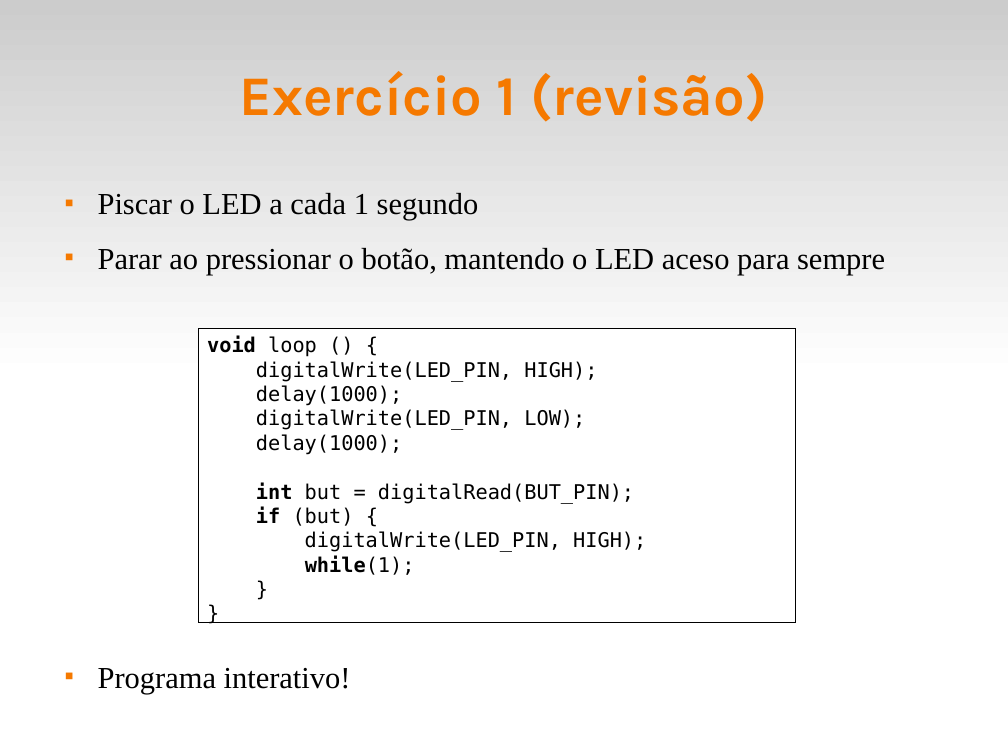
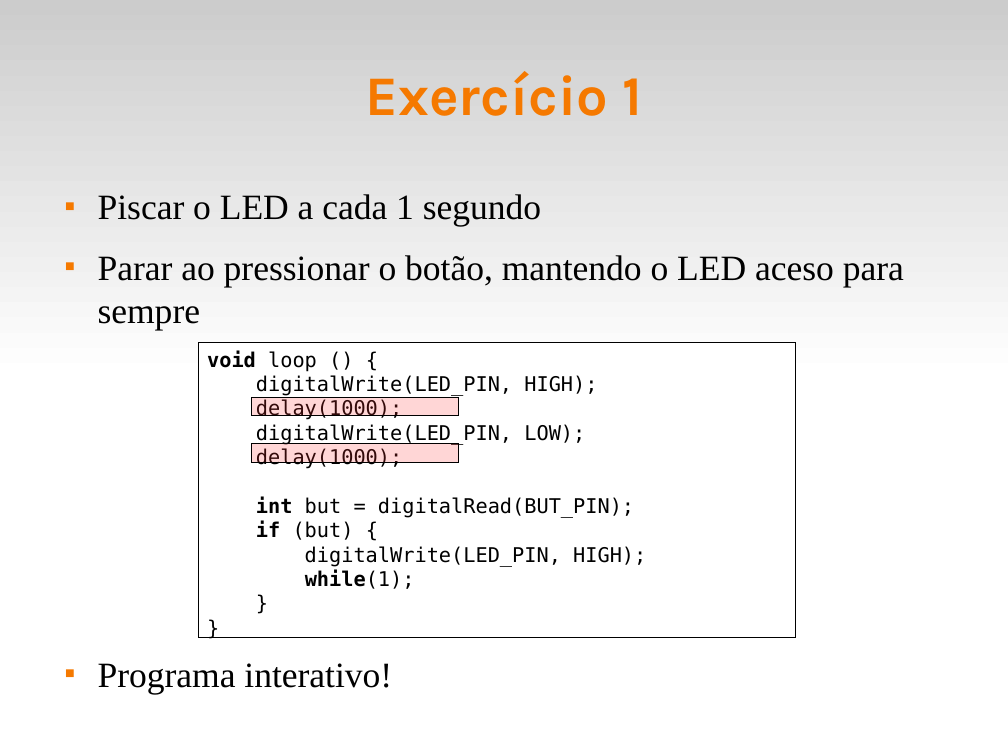
Before and after one commit to fsantanna-uerj/reativos, a slide deck: slide 2 of slides/03_modelos.odp. Drawn at 1008x756 pixels with LibreOffice and Linux fonts; fonts in the diff are those of the drawing. Boxes give left, top, right and bottom in pixels: in the first picture for what was removed or moved away, otherwise in the second. Text is boxed around its words. In the diff, an @@ line names an element or a change of style, - is before the commit and + after.

```diff
--- a/slides/03_modelos.odp
+++ b/slides/03_modelos.odp
@@ title at (365,71,642,116): text changed @@
-Exercício 1 (revisão)
+Exercício 1
@@ text "Piscar o LED a cada ..." at (98,194,904,694): size 24 to 28 pt @@
@@ rectangle "void loop () {": place and size @@
-rectangle "void loop () {" at (198,328,796,623)
+rectangle "void loop () {" at (198,342,796,637)
@@ rectangle added at (252,397,458,415), fill #FF3333 at 20% opacity, outline #000000 0 pt @@
@@ rectangle added at (252,444,458,462), fill #FF3333 at 20% opacity, outline #000000 0 pt @@
```
Also in this commit, not shown: 2 other slides changed, 2 slides added, 1 slide removed, 1 other file.
